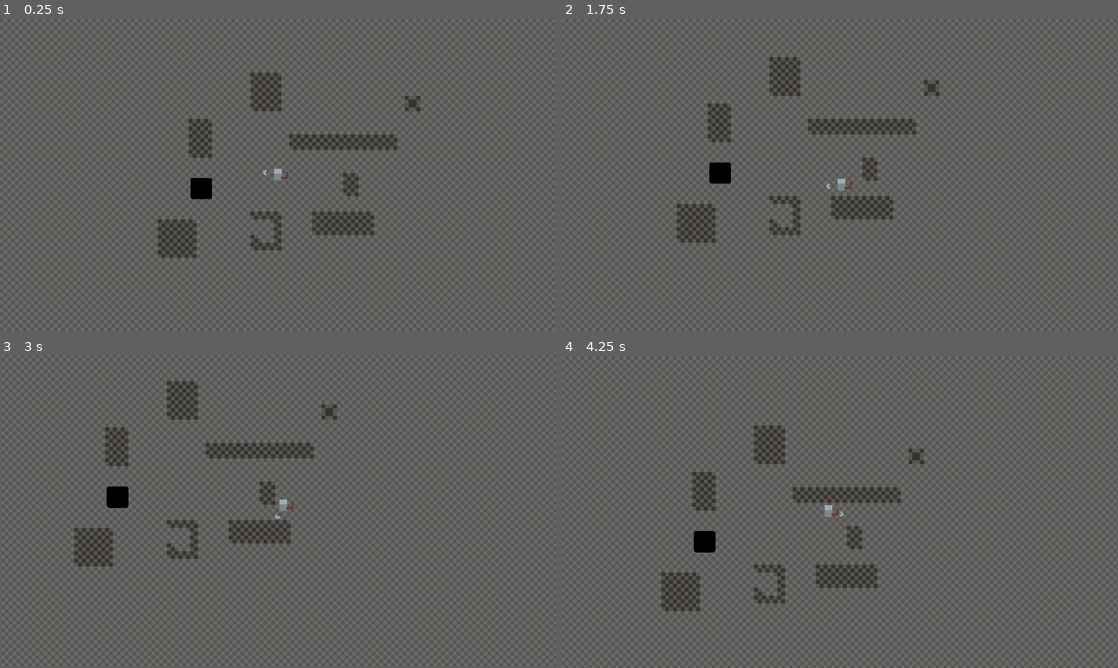
Above: before the commit, frames 1-4 (two rows, left to right).
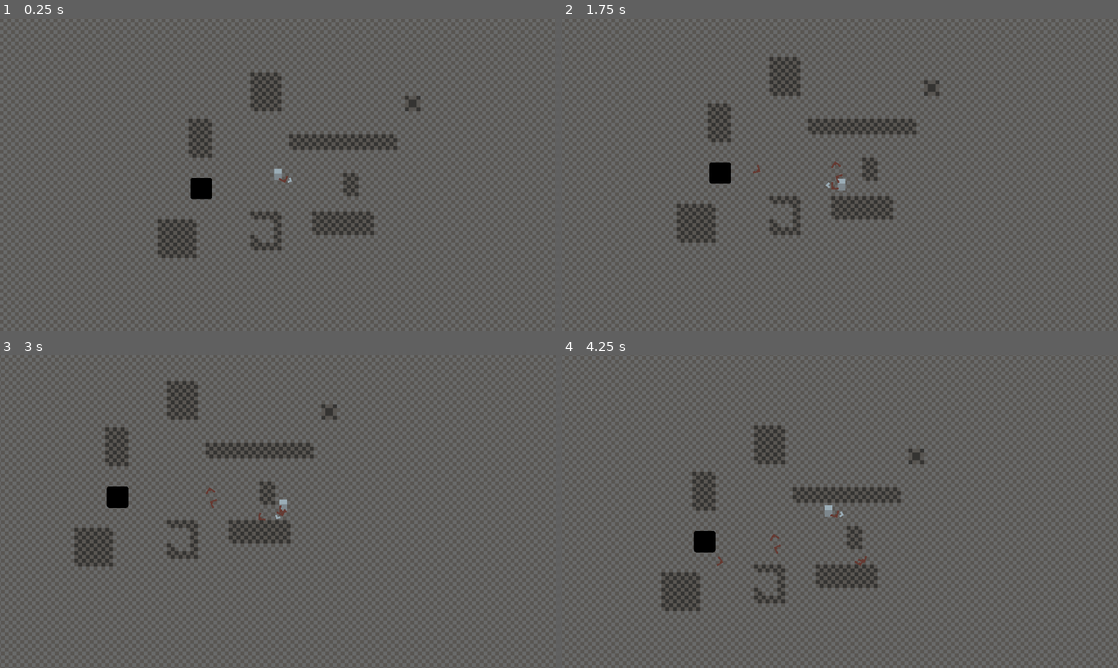
Above: after the commit, the same moments.

Repository: GudBoiNero/boomerang-boss-rush-mockup
Game: Godot game, scene res://levels/world.tscn
The game is run twice, just before and just after one commit, with the same random seed, the same clock (stepped at 60 frames per second) and the same inputs. The engine's default icon, where the game draws it, is replaced by a stand-in: a white triangle on a blue panel in a dark square.
Inputs (mouse positions are in pixels of both pictures, inside the frame that each line leads up to):
- Up to frame 1 (0.25 s): no input
- Up to frame 2 (1.75 s): tap Enter at 0.5 s; move the mouse to (962, 158) at 0.52 s; press the mouse at (962, 158) at 0.53 s; hold D (right) 0.53-1.28 s; right-click (962, 158) at 0.8 s; move the mouse to (728, 190) at 1.27 s; release the mouse at (728, 190) at 1.28 s; hold S (down) from 1.28 s (still down); right-click (728, 190) at 1.35 s; click (728, 190) at 1.55 s
- Up to frame 3 (3 s): move the mouse to (333, 442) at 2.02 s; release S (down) at 2.03 s; press the mouse at (333, 442) at 2.03 s; hold D (right) 2.03-2.78 s; right-click (333, 442) at 2.3 s; move the mouse to (250, 574) at 2.77 s; release the mouse at (250, 574) at 2.78 s; hold W (up) from 2.78 s (still down); right-click (250, 574) at 2.85 s
- Up to frame 4 (4.25 s): click (812, 574) at 3.05 s; move the mouse to (1006, 558) at 3.52 s; release W (up) at 3.53 s; press the mouse at (1006, 558) at 3.53 s; hold A (left) from 3.53 s (still down); right-click (1006, 558) at 3.8 s

The runs differ from the first frame. In frame 1, less than 0.1% of the frame differs, in the area x 47-53%, y 48-53%; in frame 2, less than 0.1%; in frame 3, less than 0.1%; in frame 4, less than 0.1%, in the area x 27-55%, y 48-68%.

Commit message:
boomerang stuff

Diff:
--- a/autoload/player_input_service.gd
+++ b/autoload/player_input_service.gd
@@ -1,7 +1,17 @@
 extends Node2D
 
 var is_kbm: bool = true
+var player : PlayerController = null
 
+## -1 = unused since last throw
+## 0 = used but then unheld
+## 1 = used
+var _held_l : int = -1
+var _held_r : int = -1
+var _held_current : int = 0
+var _held_last : int = _held_current
+
+#region process
 func _input(event: InputEvent) -> void:
 	if event is InputEventKey or event is InputEventMouse:
 		if !is_kbm:
@@ -13,8 +23,71 @@
 		is_kbm = false
 
 
-func is_holding_throw() -> bool:
+func _physics_process(delta: float) -> void:
+	handle_find_held_current()
+
+
+func handle_find_held_current() -> void:
+	_held_last = _held_current
+
+	var throw_r : bool = Input.is_action_pressed("throw_right")
+	var throw_l : bool = Input.is_action_pressed("throw_left")
+	var throw_just_r : bool = Input.is_action_just_released("throw_right")
+	var throw_just_l : bool = Input.is_action_just_released("throw_left")
+
+	if !is_throw_pressed():
+		_held_current = 0
+		_held_l = -1
+		_held_r = -1
+	else:
+		## Just released L
+		if throw_just_l:
+			_held_l = 0
+		## Just released R
+		if throw_just_r:
+			_held_r = 0
+		## Holding L only
+		if !throw_r and throw_l:
+			_held_l = 1
+			_held_current = -1
+		## Holding R only
+		elif throw_r and !throw_l:
+			_held_r = 1
+			_held_current = 1
+		else:
+			_held_l = 1
+			_held_r = 1
+#endregion process
+
+
+
+
+func is_throw_pressed() -> bool:
 	return Input.is_action_pressed("throw_left") or Input.is_action_pressed("throw_right")
+
+
+func is_throw_just_pressed() -> bool:
+	return Input.is_action_just_pressed("throw_left") or Input.is_action_just_pressed("throw_right")
+
+
+func is_throw_just_released() -> bool:
+	var throw_r : bool = Input.is_action_pressed("throw_right")
+	var throw_l : bool = Input.is_action_pressed("throw_left")
+	var throw_just_r : bool = Input.is_action_just_released("throw_right")
+	var throw_just_l : bool = Input.is_action_just_released("throw_left")
+
+	return (
+		throw_just_l and !throw_r
+	) or (
+		throw_just_r and !throw_l
+	)
+
+
+func last_throw_held() -> int:
+	return _held_last
+
+func current_throw_held() -> int:
+	return _held_current
 
 
 func get_move_input_raw() -> Vector2:
@@ -48,8 +121,7 @@
 
 
 func get_aim_input() -> Vector2:
-	var rect := get_viewport().get_visible_rect().size
-	var center := rect / 2
+	if !player: return Vector2.ZERO
 
 	var joypads := Input.get_connected_joypads()
 	var input_vec := Vector2.ZERO
@@ -67,7 +139,7 @@
 			if raw_input.length() >= deadzone:
 				input_vec = raw_input.normalized()
 	elif input_vec == Vector2.ZERO:
-		var mouse_vec := get_local_mouse_position() - center + get_viewport_transform().get_origin()
+		var mouse_vec := get_global_mouse_position() - player.position
 		input_vec = mouse_vec.normalized()
 
 	return input_vec
--- a/player/boomerang.gd
+++ b/player/boomerang.gd
@@ -1,2 +1,29 @@
 extends CharacterBody2D
 class_name Boomerang
+
+@onready var sprite : Sprite2D = $SpriteAnchor/Sprite
+@onready var anchor : Node2D = $SpriteAnchor
+
+@export var MAX_DISTANCE := 400
+@export var MAX_WIDTH := 200
+
+var initial_strength : float = 0.0
+var initial_position := Vector2.ZERO
+var direction := Vector2.ZERO
+var curve_left : bool = false
+
+var target_x : float = 0.0
+var target_y : float = 0.0
+
+func curve_sign() -> int:
+	return -1 if curve_left else 1
+
+func _ready() -> void:
+	target_x = initial_position.x + (MAX_WIDTH / 2) * curve_sign()
+	target_y = initial_position.y - MAX_DISTANCE
+	velocity = MAX_DISTANCE * initial_strength * direction
+
+func _physics_process(delta: float) -> void:
+	anchor.look_at(position + velocity.normalized())
+	sprite.rotation_degrees += velocity.length() / 8
+	move_and_slide()
--- a/player/boomerang.tscn
+++ b/player/boomerang.tscn
@@ -1,8 +1,20 @@
-[gd_scene load_steps=6 format=3 uid="uid://dmuqrvu4p4wse"]
+[gd_scene load_steps=8 format=3 uid="uid://dmuqrvu4p4wse"]
 
 [ext_resource type="Script" uid="uid://c4ilxeggfhf14" path="res://player/boomerang.gd" id="1_c7gwn"]
 [ext_resource type="Texture2D" uid="uid://bwnigy3oubx0i" path="res://textures/projectile/boomerang.png" id="1_cd8sf"]
 [ext_resource type="Script" uid="uid://bjnol0fqcv05f" path="res://components/hitbox.gd" id="2_sheky"]
+[ext_resource type="Script" uid="uid://dawmsuyqp4bqv" path="res://components/hitbox_context.gd" id="3_al46a"]
+
+[sub_resource type="Resource" id="Resource_ko17o"]
+script = ExtResource("3_al46a")
+damage = 1
+does_kb = false
+kb_duration = 0.2
+kb_stun = 0.0
+kb_force = 10000.0
+kb_type = 1
+kb_direction = Vector2(0, 0)
+metadata/_custom_type_script = "uid://dawmsuyqp4bqv"
 
 [sub_resource type="CircleShape2D" id="CircleShape2D_sheky"]
 
@@ -10,12 +22,17 @@
 radius = 7.0
 
 [node name="Boomerang" type="CharacterBody2D"]
+collision_layer = 2
+slide_on_ceiling = false
+floor_stop_on_slope = false
+floor_block_on_wall = false
 script = ExtResource("1_c7gwn")
 
 [node name="HitBox" type="Area2D" parent="."]
 collision_layer = 2
 collision_mask = 5
 script = ExtResource("2_sheky")
+context = SubResource("Resource_ko17o")
 always_active = true
 metadata/_custom_type_script = "uid://bjnol0fqcv05f"
 
--- a/player/boomerang_controller.gd
+++ b/player/boomerang_controller.gd
@@ -1,13 +1,37 @@
 extends Node2D
 class_name BoomerangController
 
+@onready var BOOMERANG_SCENE : PackedScene = preload("res://player/boomerang.tscn")
+
 @export var enabled : bool = true
-
+@export var TIME_TO_MAX : float = 0.7
 @export var sprite : Sprite2D
 @export var anchor : Node2D
 
 ## Whether the player has thrown the boomerang or not
 var _thrown : bool = false
+var _held : float = 0
+## left or right curve based on last held input
+var last_curve : bool = false
 
 func _physics_process(delta: float) -> void:
+	var aim := PlayerInputService.get_aim_input()
 	sprite.visible = !_thrown
+	anchor.rotation = aim.angle()
+	anchor.scale.y = sign(aim.x)
+
+	if PlayerInputService.is_throw_pressed():
+		_held = min(TIME_TO_MAX, _held + delta)
+
+	if PlayerInputService.is_throw_just_released():
+		var boomerang : Boomerang = BOOMERANG_SCENE.instantiate() as Boomerang
+
+		boomerang.position = global_position
+		boomerang.initial_position = global_position
+		boomerang.initial_strength = _held / TIME_TO_MAX
+		boomerang.direction = aim
+		boomerang.curve_left = PlayerInputService.last_throw_held() == -1
+		print(boomerang.curve_left)
+
+		get_parent().get_parent().add_child(boomerang)
+		_held = 0.0
--- a/player/player.tscn
+++ b/player/player.tscn
@@ -33,8 +33,6 @@
 floor_max_angle = 0.0
 script = ExtResource("1_qhqgy")
 br_distance_curve = SubResource("CurveTexture_g6k8r")
-br_charge_time = null
-br_max_distance = null
 
 [node name="HealthComponent" type="Node" parent="."]
 unique_name_in_owner = true
@@ -44,6 +42,8 @@
 [node name="HurtBox" type="Area2D" parent="." node_paths=PackedStringArray("health_component")]
 unique_name_in_owner = true
 modulate = Color(1, 0.647059, 0, 1)
+collision_layer = 2
+collision_mask = 5
 script = ExtResource("12_ebec5")
 health_component = NodePath("../HealthComponent")
 metadata/_custom_type_script = "uid://cdc4av2l4aynn"
--- a/player/player_controller.gd
+++ b/player/player_controller.gd
@@ -16,6 +16,9 @@
 @onready var velocity_controller: VelocityController = %VelocityController
 @onready var v_momentum: PlayerMomentumVelocity = %Momentum
 @onready var v_knockback: KnockbackVelocity = %Knockback
+
+func _init() -> void:
+	PlayerInputService.player = self
 
 func _ready() -> void:
 	health_component.health_depleted.connect(_death)
Not shown: 1 places in player/boomerang.tscn that only renumber resources
